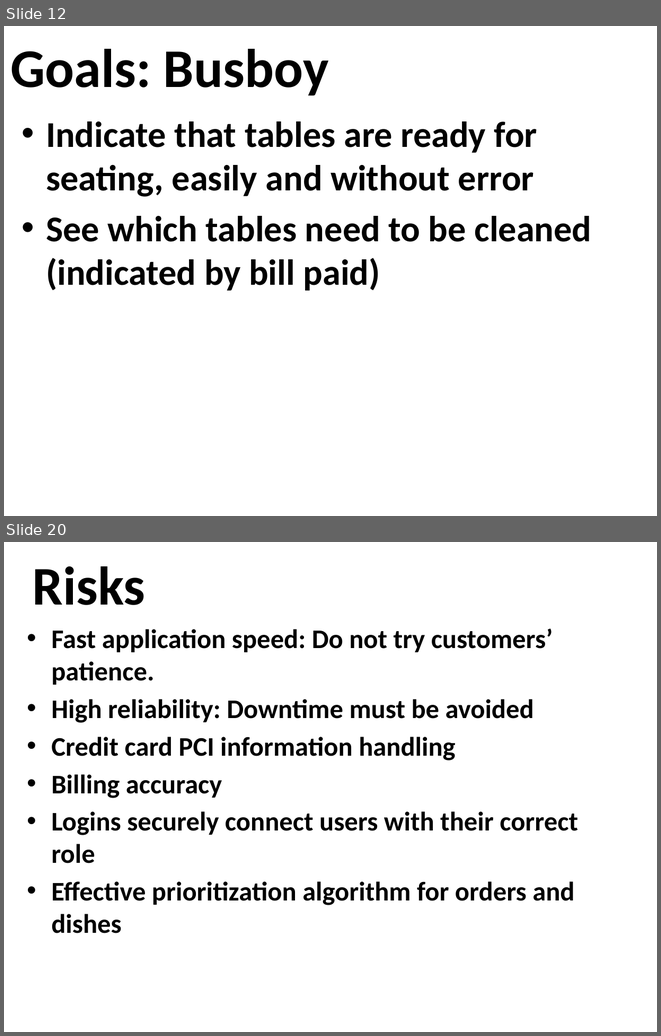
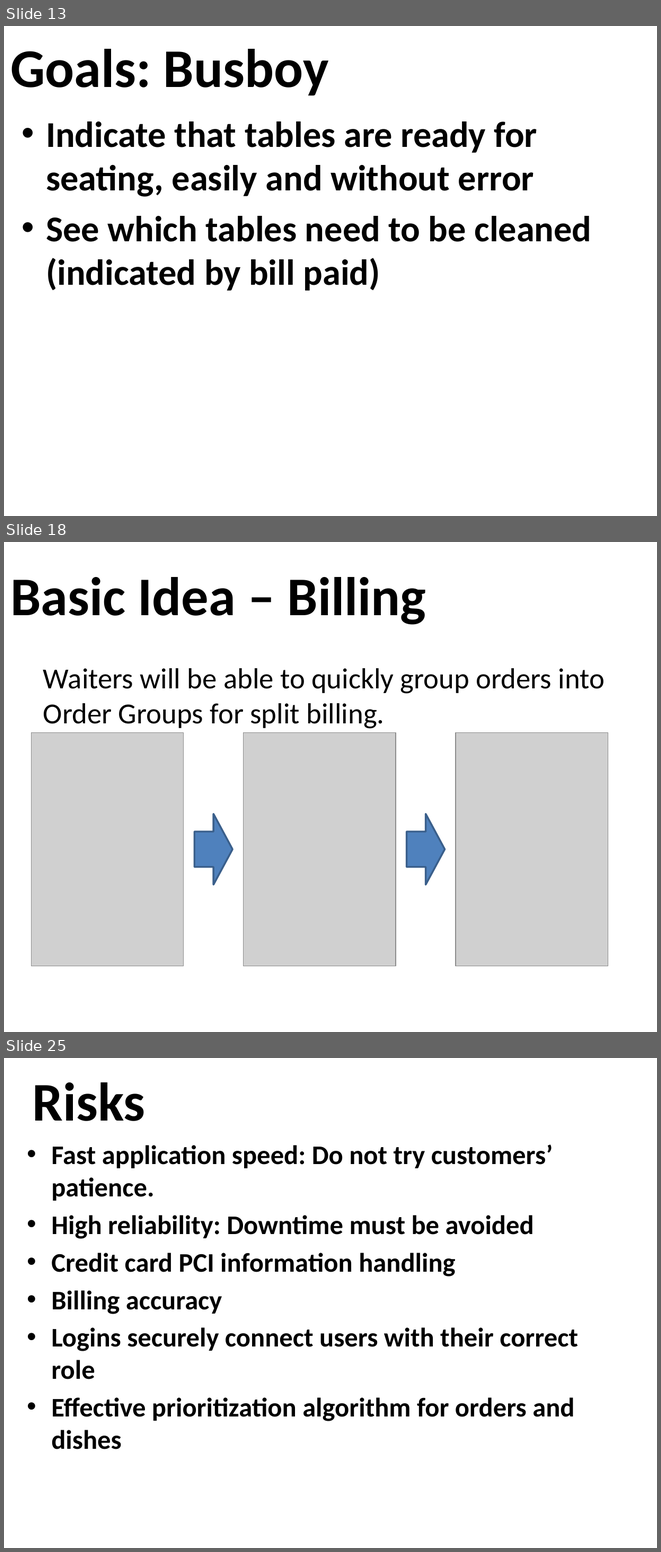
Before and after one commit to osmihi/Capstone, a slide deck: Project Documents/Group3_Presentation1_Capstone.pptx. Shown one above the other, each under a label of ours: slides 12 and 20 before the commit, slides 13, 18 and 25 after it; the slides between them are not shown. The pictures are 661x1036 and 661x1552 pixels, drawn with LibreOffice and Linux fonts; fonts in the diff are those of the drawing; grey boxes stand for pictures; background and template pictures are left out. Boxes give left, top, right and bottom in pixels: in the first picture for what was removed or moved away, otherwise in the second. Text is boxed around its words. In the diff, an @@ line names an element or a change of style, - is before the commit and + after.

```diff
--- a/Project Documents/Group3_Presentation1_Capstone.pptx
+++ b/Project Documents/Group3_Presentation1_Capstone.pptx
@@ slide 18 added at (4, 542, 657, 1032), background picture (left out) @@
@@ title added at (10, 577, 426, 625), 60 pt, text #000000, bold @@
+Basic Idea – Billing
@@ text added at (43, 668, 605, 729), 32 pt, text #000000 @@
+Waiters will be able to quickly group orders into Order Groups for split billing.
@@ picture added at (32, 733, 184, 966) @@
@@ picture added at (244, 733, 396, 966) @@
@@ picture added at (456, 733, 608, 966) @@
@@ right arrow added at (195, 814, 232, 884), fill #4F81BD, outline #3A5F8C 2 pt @@
@@ right arrow added at (407, 814, 445, 884), fill #4F81BD, outline #3A5F8C 2 pt @@
@@ what was slide 12 is now slide 13 @@
@@ what was slide 20 is now slide 25 @@
```
Also in this commit, not shown: 9 slides changed, 4 other slides added.
